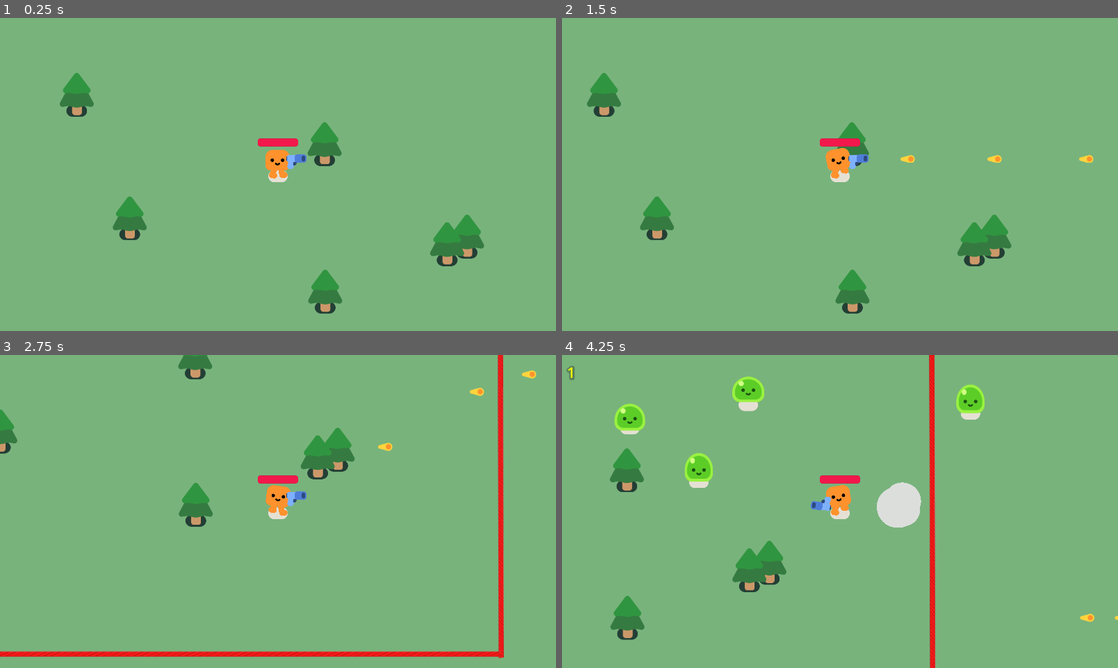
Above: before the commit, frames 1-4 (two rows, left to right).
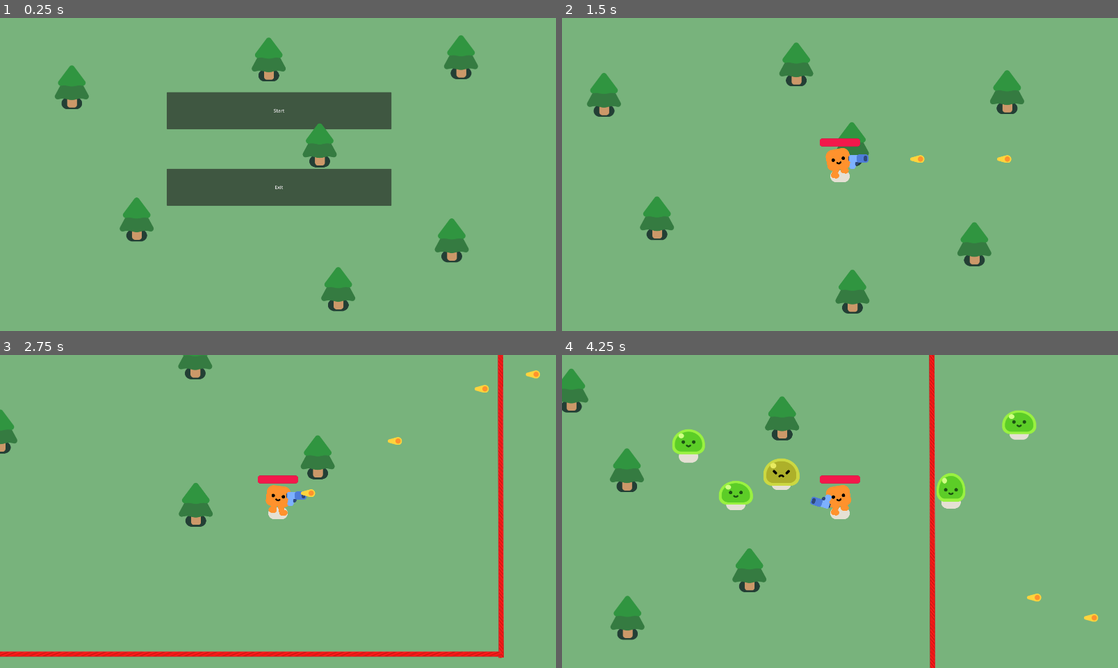
Above: after the commit, the same moments.

Repository: Doronin-git/vampgameGit
Game: Godot game, scene res://start_menu.tscn
Same seed, same stepped clock (60 frames per second), same inputs: the game is played once before the commit and once after it. Before the commit the project starts from res://game.tscn.
Inputs (mouse positions are in pixels of both pictures, inside the frame that each line leads up to):
- Up to frame 1 (0.25 s): no input
- Up to frame 2 (1.5 s): click (840, 111) at 0.5 s, where only the run after the commit has a clickable "Start"; hold D (move_right) from 1.28 s (still down)
- Up to frame 3 (2.75 s): release D (move_right) at 2.03 s; hold S (move_down) from 2.03 s (still down)
- Up to frame 4 (4.25 s): release S (move_down) at 2.78 s; hold D (move_right) 2.78-3.53 s; hold W (move_up) from 3.53 s (still down)

The runs differ from the first frame. In frame 1, 14% of the frame differs, in the area x 9-88%, y 5-95%; in frame 2, 1.8%; in frame 3, 0.7%; in frame 4, 6.8%.

Commit message:
add start_menu

Diff:
--- a/game.tscn
+++ b/game.tscn
@@ -64,7 +64,10 @@
 position = Vector2(447, 739)
 
 [node name="PineTree4" parent="." instance=ExtResource("2_lgpvb")]
-position = Vector2(1612, 802)
+position = Vector2(1656, 304)
+
+[node name="PineTree6" parent="." instance=ExtResource("2_lgpvb")]
+position = Vector2(1656, 304)
 
 [node name="PineTree5" parent="." instance=ExtResource("2_lgpvb")]
 position = Vector2(1543, 828)
@@ -74,6 +77,9 @@
 
 [node name="PineTree8" parent="." instance=ExtResource("2_lgpvb")]
 position = Vector2(1120, 483)
+
+[node name="PineTree9" parent="." instance=ExtResource("2_lgpvb")]
+position = Vector2(928, 208)
 
 [node name="GameOver" type="CanvasLayer" parent="."]
 unique_name_in_owner = true
--- a/mob.gd
+++ b/mob.gd
@@ -10,7 +10,7 @@
 
 func _physics_process(delta):
 	var direction = global_position.direction_to(player.global_position)
-	velocity = direction * 300.0
+	velocity = direction * 400.0
 	move_and_slide()
 
 func take_damage():
--- a/project.godot
+++ b/project.godot
@@ -75,7 +75,7 @@
 [application]
 
 config/name="Your First 2D Game With Godot 4: START (GDQuest)"
-run/main_scene="res://game.tscn"
+run/main_scene="res://start_menu.tscn"
 config/features=PackedStringArray("4.2", "Forward Plus")
 config/icon="res://icon.png"
 
--- /dev/null
+++ b/start_menu.gd
@@ -0,0 +1,11 @@
+extends Node2D
+
+
+
+
+func _on_start_button_pressed():
+	get_tree().change_scene_to_file("res://game.tscn")
+
+
+func _on_exit_button_pressed():
+	get_tree().quit()
--- /dev/null
+++ b/start_menu.tscn
@@ -0,0 +1,50 @@
+[gd_scene load_steps=3 format=3 uid="uid://bdvu7aqvkyefq"]
+
+[ext_resource type="Script" path="res://start_menu.gd" id="1_7e8vd"]
+[ext_resource type="PackedScene" uid="uid://cqvpml0ppslm2" path="res://pine_tree.tscn" id="2_gxc52"]
+
+[node name="start_menu" type="Node2D"]
+script = ExtResource("1_7e8vd")
+
+[node name="ColorRect" type="ColorRect" parent="."]
+offset_right = 1920.0
+offset_bottom = 1088.0
+color = Color(0.6, 1, 0.623529, 0.572549)
+
+[node name="start_button" type="Button" parent="."]
+offset_left = 576.0
+offset_top = 256.0
+offset_right = 1352.0
+offset_bottom = 384.0
+text = "Start"
+
+[node name="exit_button" type="Button" parent="."]
+offset_left = 576.0
+offset_top = 520.0
+offset_right = 1352.0
+offset_bottom = 648.0
+text = "Exit"
+
+[node name="PineTree" parent="." instance=ExtResource("2_gxc52")]
+position = Vector2(472, 744)
+
+[node name="PineTree3" parent="." instance=ExtResource("2_gxc52")]
+position = Vector2(1104, 488)
+
+[node name="PineTree4" parent="." instance=ExtResource("2_gxc52")]
+position = Vector2(1560, 816)
+
+[node name="PineTree5" parent="." instance=ExtResource("2_gxc52")]
+position = Vector2(1168, 984)
+
+[node name="PineTree7" parent="." instance=ExtResource("2_gxc52")]
+position = Vector2(248, 288)
+
+[node name="PineTree8" parent="." instance=ExtResource("2_gxc52")]
+position = Vector2(928, 192)
+
+[node name="PineTree9" parent="." instance=ExtResource("2_gxc52")]
+position = Vector2(1592, 184)
+
+[connection signal="pressed" from="start_button" to="." method="_on_start_button_pressed"]
+[connection signal="pressed" from="exit_button" to="." method="_on_exit_button_pressed"]
